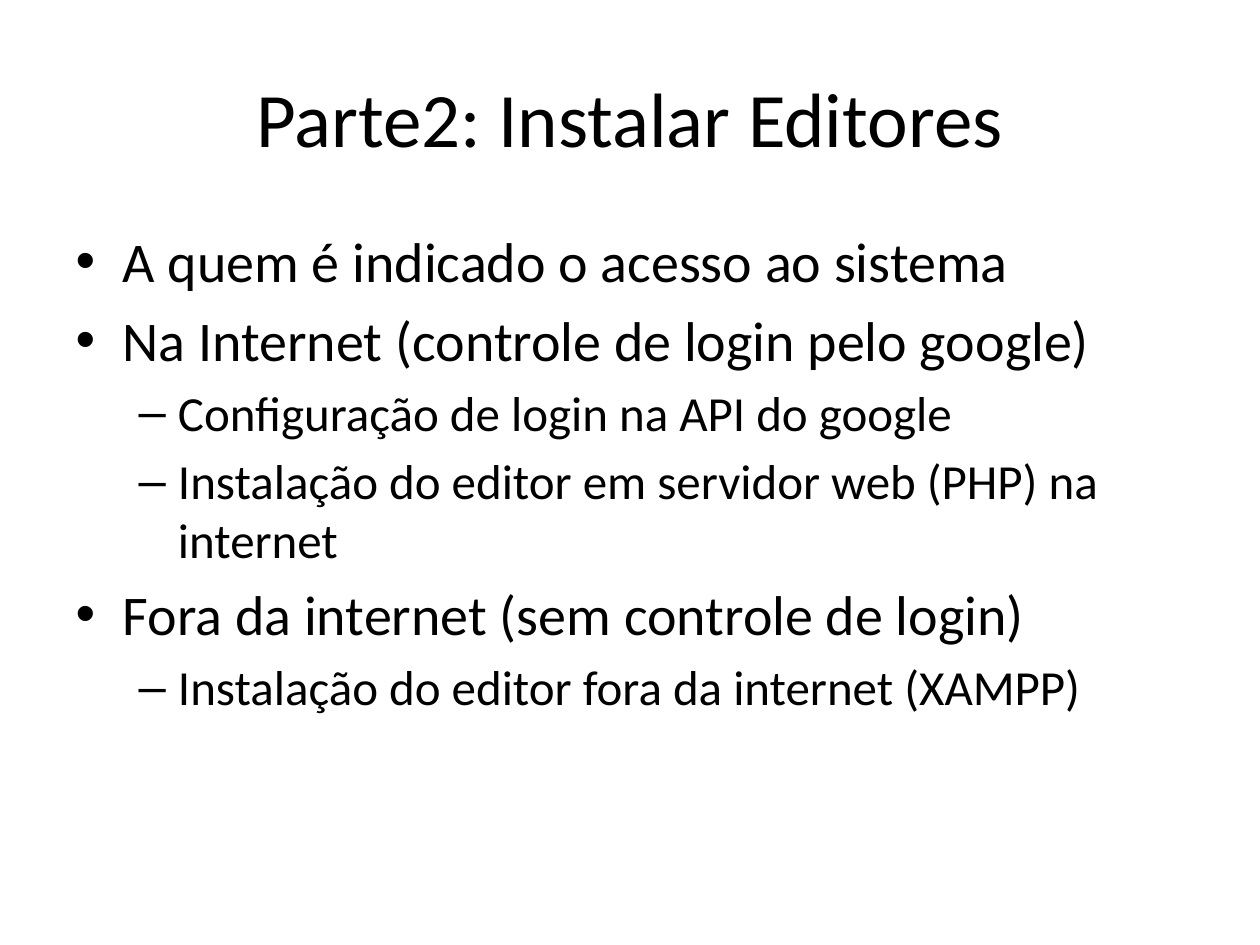
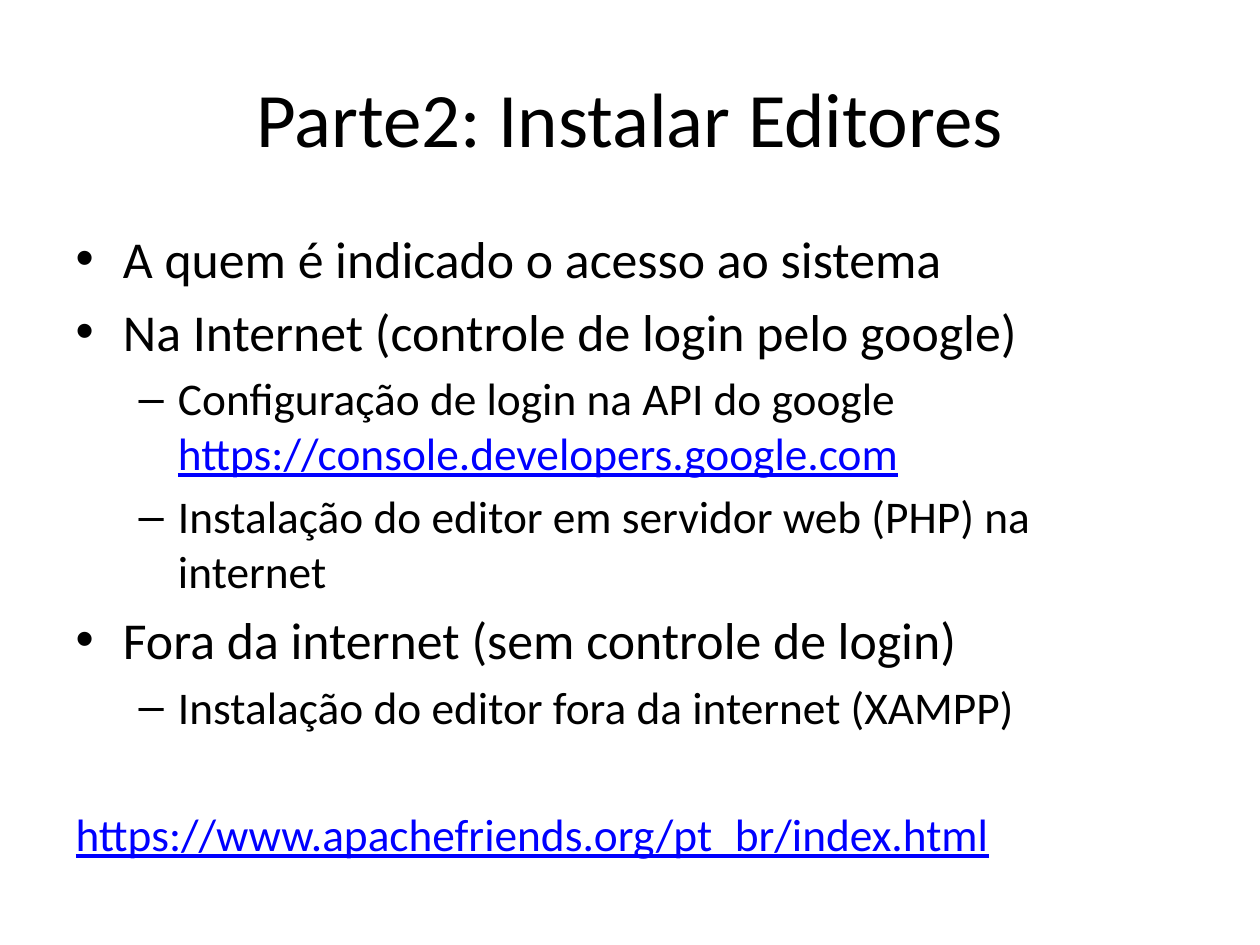
Before and after one commit to A-Ribeiro/smartphone-parish-app, a slide deck: slide 3 of slides/plugin online repertorios.pptx. Drawn at 1260x945 pixels with LibreOffice and Linux fonts; fonts in the diff are those of the drawing. Boxes give left, top, right and bottom in pixels: in the first picture for what was removed or moved away, otherwise in the second. Text is boxed around its words. In the diff, an @@ line names an element or a change of style, - is before the commit and + after.

Commit message:
updated slides

```diff
--- a/slides/plugin online repertorios.pptx
+++ b/slides/plugin online repertorios.pptx
@@ text at [123,242,1030,732]: size 32 to 29.6 pt in "A quem é indicado o acesso ao ...", "Na Internet (controle de login pelo google)", "Fora da internet (sem controle de login)"; size 28 to 25.9 pt in "Instalação do editor em servidor web (PHP) ...", "Instalação do editor fora da internet (XAMPP)" @@
@@ text at [178,383,898,478]: text changed; size 28 to 25.9 pt; text colour #000000 to #0000FF @@
-  – Configuração de login na API do google
+  – Configuração de login na API do google
+    https://console.developers.google.com
@@ text at [76,819,988,859]: paragraph added @@
+https://www.apachefriends.org/pt_br/index.html
```
Also in this commit, not shown: 1 other slide changed, 1 other file.
